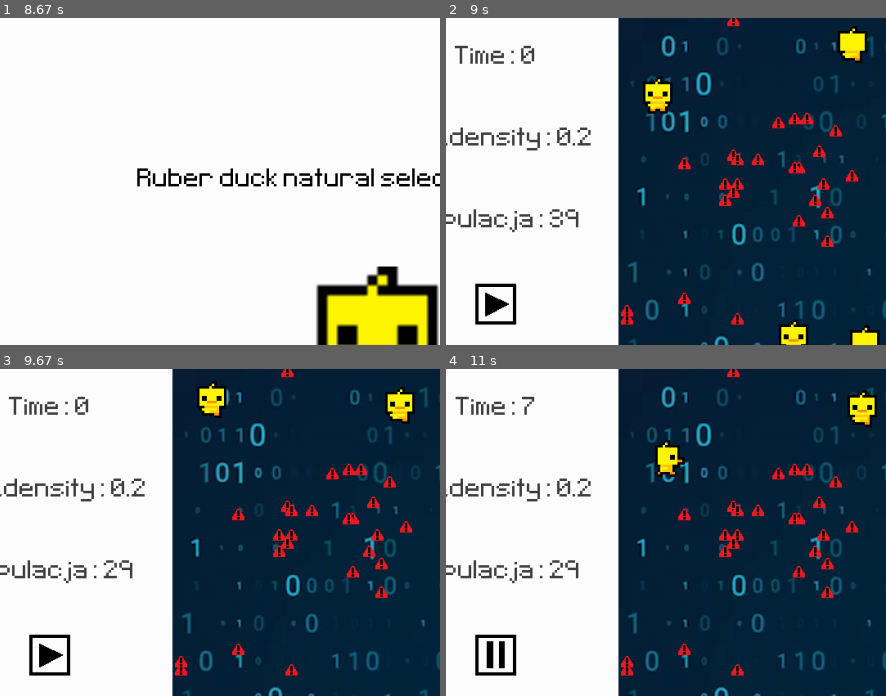
Above: before the commit, frames 1-4 (two rows, left to right).
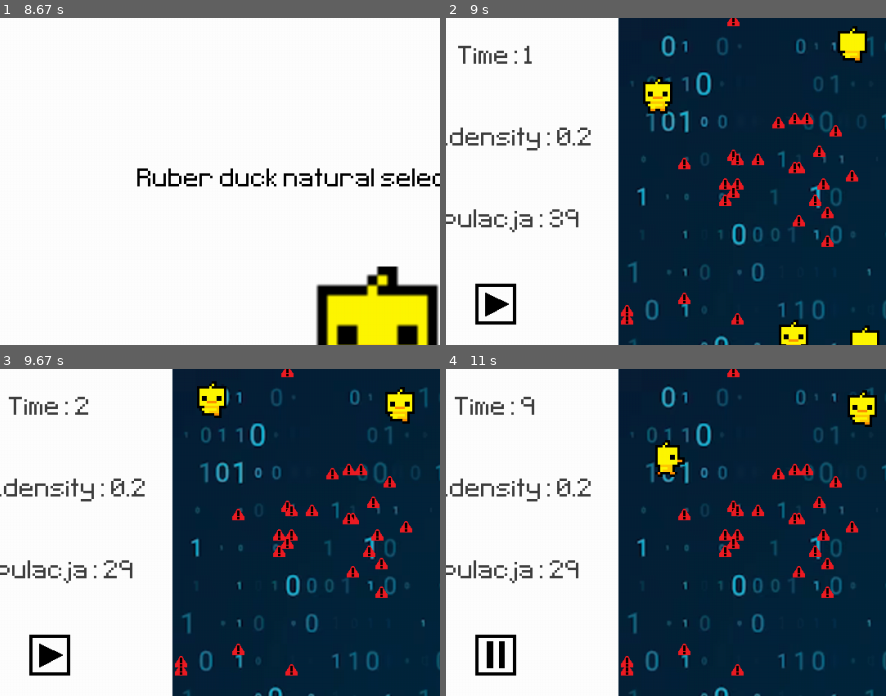
Above: after the commit, the same moments.

Repository: D4S1/Kaczucho-symulacja
Game: pygame game, started from pygame-simulation/simulation.py
The game is run twice, just before and just after one commit, with the same random seed, the same clock (stepped at 60 frames per second) and the same inputs.
Inputs (mouse positions are % of the whole screen's width and height, from its top left):
- Up to frame 1 (8.67 s): tap Space at 0.33, 1, 1.67, 2.07, 2.37, 2.63, 2.97, 3.27, 3.4, 3.8, 4.1, 4.47, 4.87, 5.17, 5.87, 6.2, 6.5, 6.7, 7 s; click (12, 56) at 0.72 s; click (12, 44) at 1.38 s; click (13, 59) at 7.25 s; move the mouse to (32, 84) at 7.57 s
- Up to frame 2 (9 s): tap Space at 8.77 s
- Up to frame 3 (9.67 s): tap Space at 9.07, 9.43 s; move the mouse to (69, 44) at 9.4 s
- Up to frame 4 (11 s): move the mouse to (67, 55) at 9.8 s; tap Space at 9.83, 10.13, 10.33, 10.63, 10.83 s; move the mouse to (52, 72) at 10.3 s
The pictures show only the part of the screen within x 6-56%, y 0-50%; the shares and areas given below are measured in that part.

Frame 1 is identical in both runs. In frame 2, 0.5% of the frame differs, in the area x 1-21%, y 8-15%; in frame 3, less than 0.1%; in frame 4, 0.3%.

Commit message:
male poprawki

Diff:
--- a/pygame-simulation/simulation.py
+++ b/pygame-simulation/simulation.py
@@ -143,9 +143,6 @@
     food_timer = pygame.USEREVENT + 1
     pygame.time.set_timer(food_timer, 4000)
 
-    pause = False
-    start_time = 0
-
 
     while True:
 
@@ -190,6 +187,8 @@
 
             if restart_button.draw(screen):
                 restart_button.action = False
+                pause_start = 0
+                pause_gap = 0
                 intro = True
                 running = False
                 start_time = int(pygame.time.get_ticks() / 1000)
Not shown, changed: todo.txt
